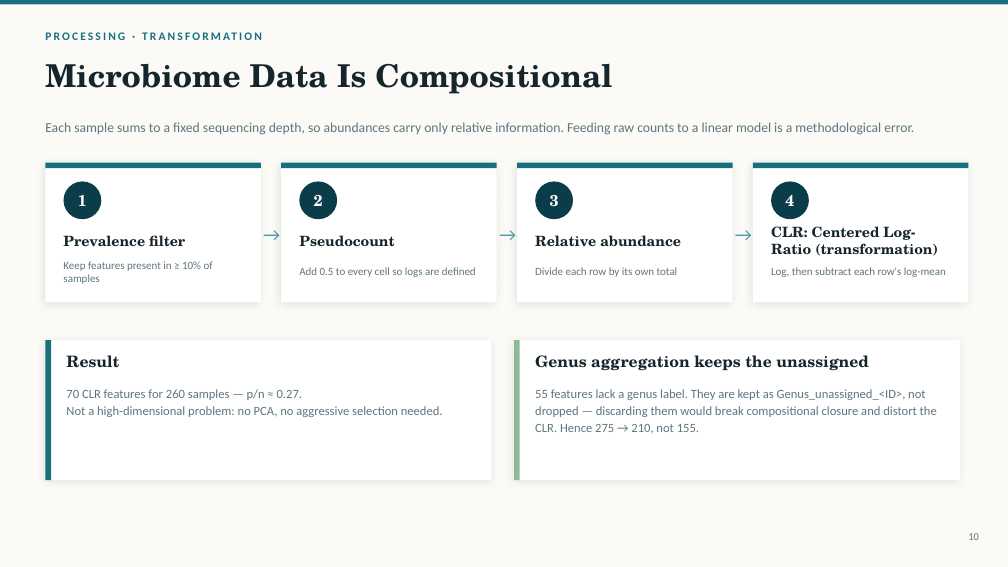
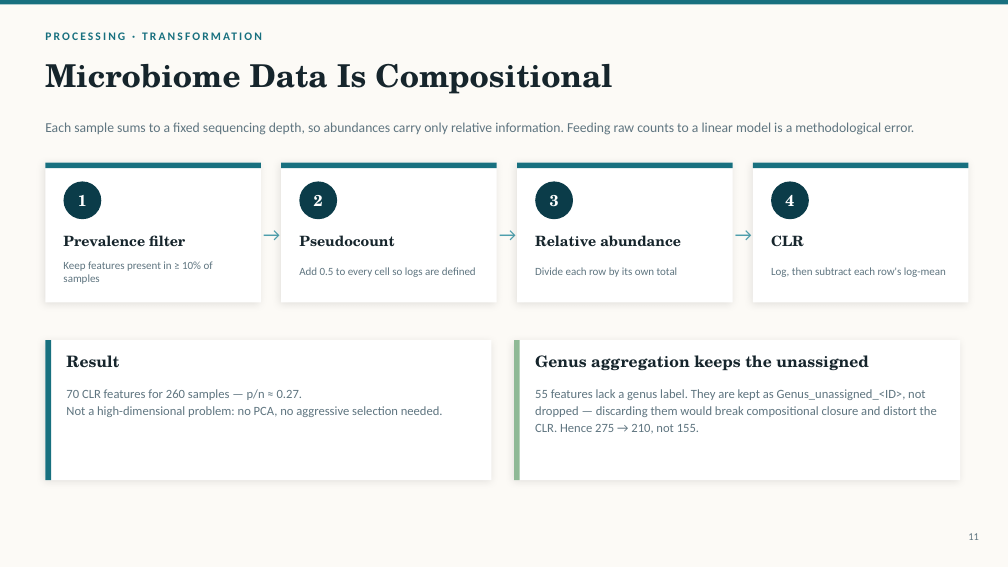
Before and after one commit to pengsihua2023/Christina-machine-learning-project, a slide deck: slide 11 of slides/Influenza_Microbiome_ML_Overview.pptx (slide 10 before the commit). Drawn at 1008x567 pixels with LibreOffice and Linux fonts; fonts in the diff are those of the drawing. Boxes give left, top, right and bottom in pixels: in the first picture for what was removed or moved away, otherwise in the second. Text is boxed around its words. In the diff, an @@ line names an element or a change of style, - is before the commit and + after.

```diff
--- a/slides/Influenza_Microbiome_ML_Overview.pptx
+++ b/slides/Influenza_Microbiome_ML_Overview.pptx
@@ text at (x1=771, y1=235, x2=804, y2=246): text changed @@
-CLR: Centered Log-Ratio (transformation)
+CLR
@@ text at (x1=968, y1=533, x2=979, y2=540): text changed @@
-10
+11
```
Also in this commit, not shown: 21 other slides changed, 1 slide added, 3 other files.
